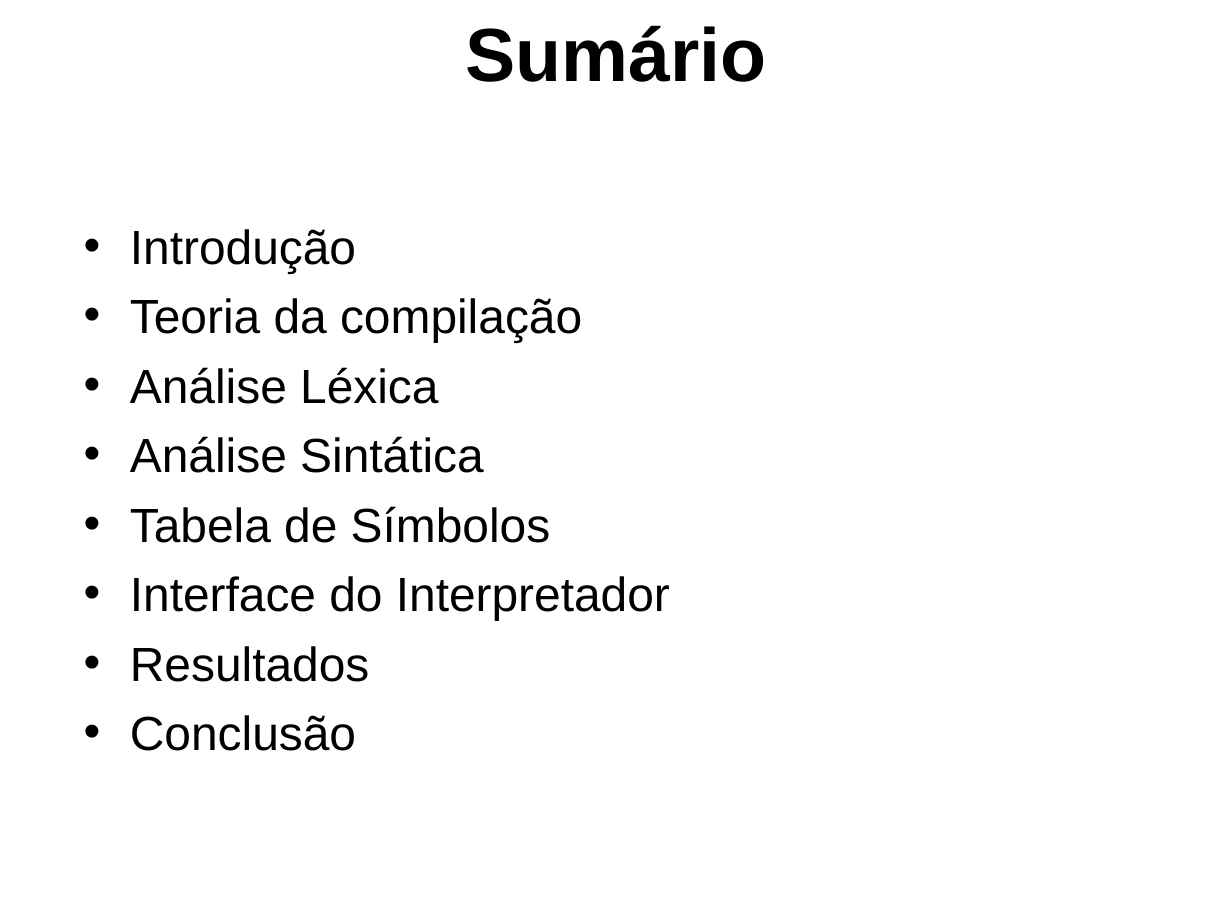
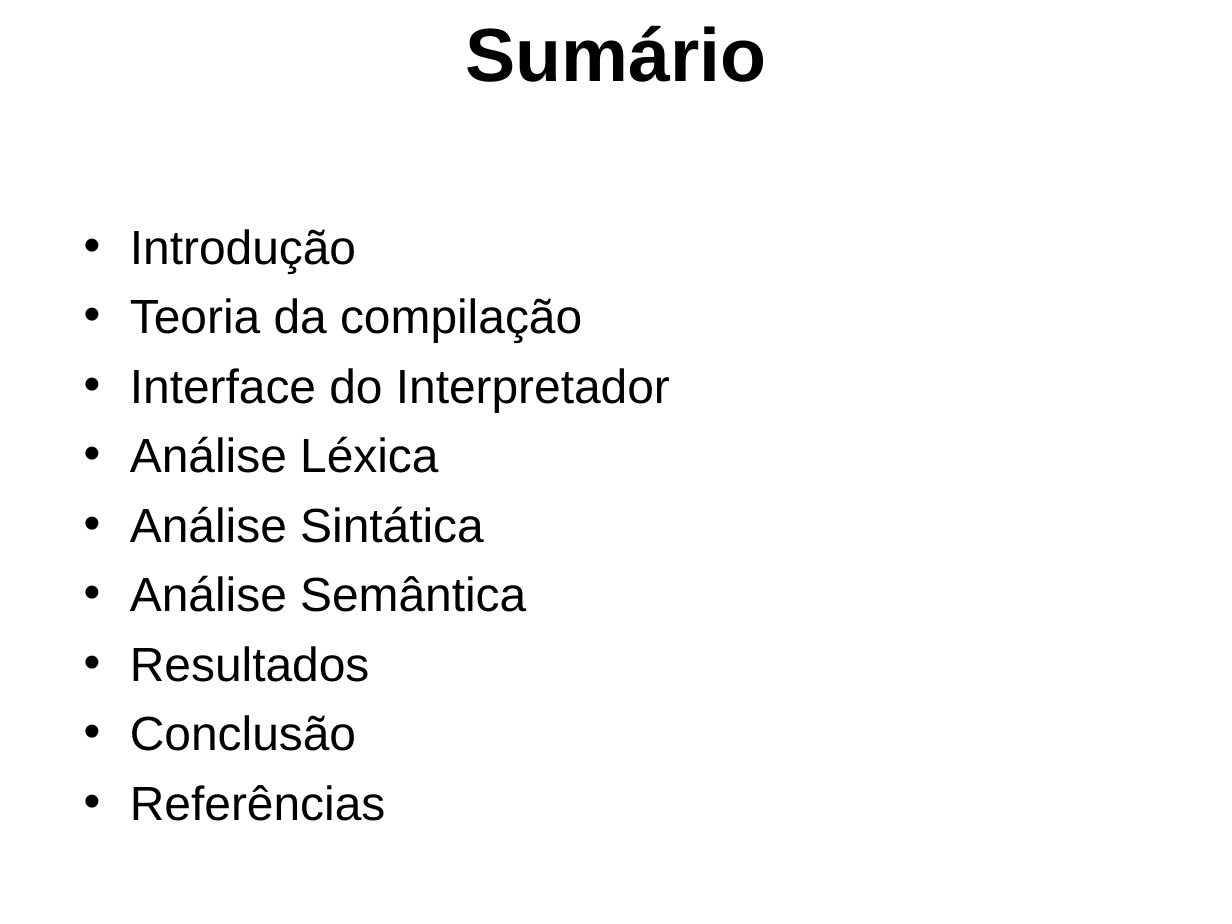
Before and after one commit to GabrielPRDF/TCC_Interpretador, a slide deck: slide 2 of Documentos/ApresentacaoTCC.ppt. Drawn at 1232x924 pixels with LibreOffice and Linux fonts; fonts in the diff are those of the drawing; background and template pictures are left out. Boxes give left, top, right and bottom in pixels: in the first picture for what was removed or moved away, otherwise in the second. Text is boxed around its words. In the diff, an @@ line names an element or a change of style, - is before the commit and + after.

Commit message:
Apresentação e code

```diff
--- a/Documentos/ApresentacaoTCC.ppt
+++ b/Documentos/ApresentacaoTCC.ppt
@@ text at box(130, 368, 670, 412): paragraph added @@
+• Interface do Interpretador
@@ text at box(130, 575, 526, 612): text changed @@
-• Tabela de Símbolos
-• Interface do Interpretador
+• Análise Semântica
@@ text at box(130, 785, 385, 821): paragraph added @@
+• Referências
```
Also in this commit, not shown: 7 other slides changed, 2 slides added, 10 other files.
